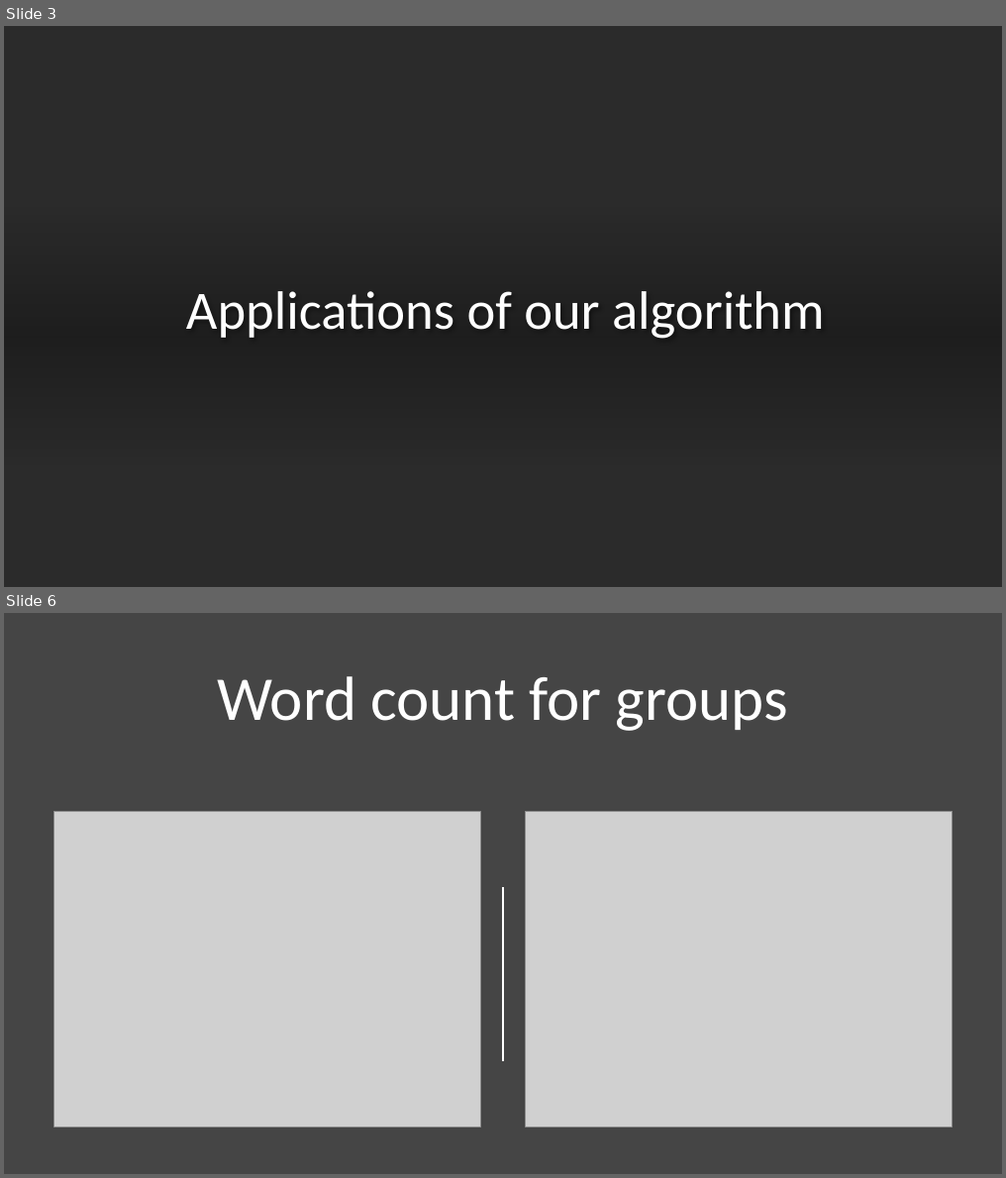
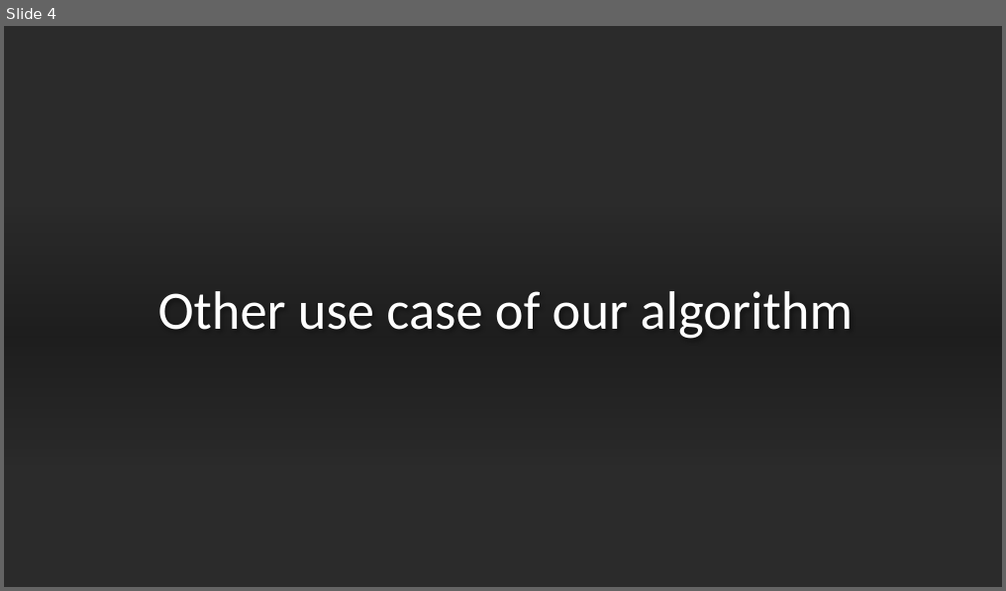
Before and after one commit to Ausaf1996/Ford-motor-company-projects, a slide deck: Ford marketing presentation.pptx. Shown one above the other, each under a label of ours: slides 3 and 6 before the commit, slide 4 after it; the slides between them are not shown. The pictures are 1006x1178 and 1006x591 pixels, drawn with LibreOffice and Linux fonts; fonts in the diff are those of the drawing; grey boxes stand for pictures; background and template pictures are left out; a plain dark background stands for a picture behind light text. Boxes give left, top, right and bottom in pixels: in the first picture for what was removed or moved away, otherwise in the second. Text is boxed around its words. In the diff, an @@ line names an element or a change of style, - is before the commit and + after.

```diff
--- a/Ford marketing presentation.pptx
+++ b/Ford marketing presentation.pptx
@@ slide 6 removed at (4,613,1002,1174), background #454545 @@
@@ title removed at (217,676,788,731) @@
-Word count for groups
@@ picture removed at (54,811,481,1128) @@
@@ picture removed at (526,811,952,1128) @@
@@ line removed from (503, 888) to (503, 1061) @@
@@ what was slide 3 is now slide 4 @@
@@ slide 4 changed as well @@
@@ title at (158,291,853,339): text changed @@
-Applications of our algorithm
+Other use case of our algorithm
```
Also in this commit, not shown: 4 other slides changed, 3 slides added, 4 other slides removed, 1 other file.
